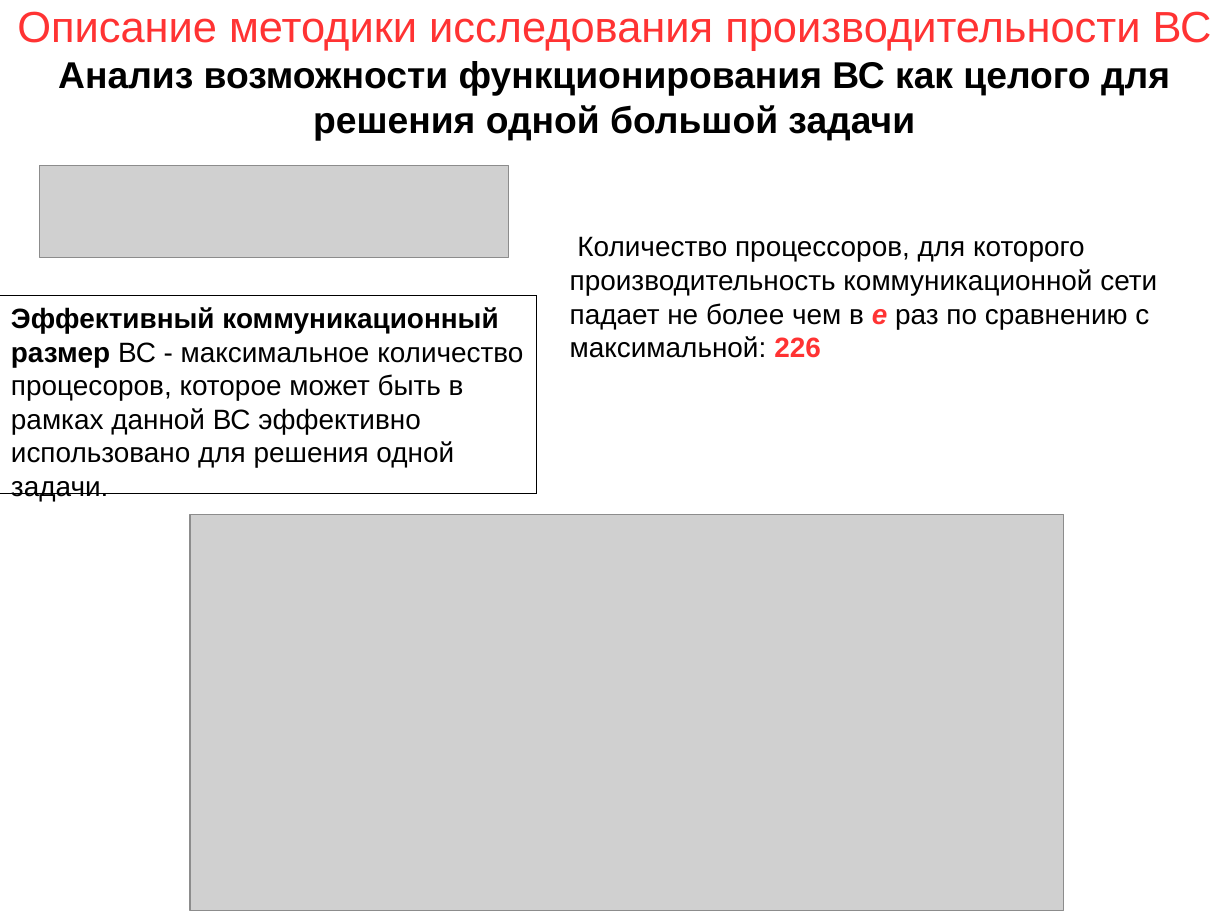
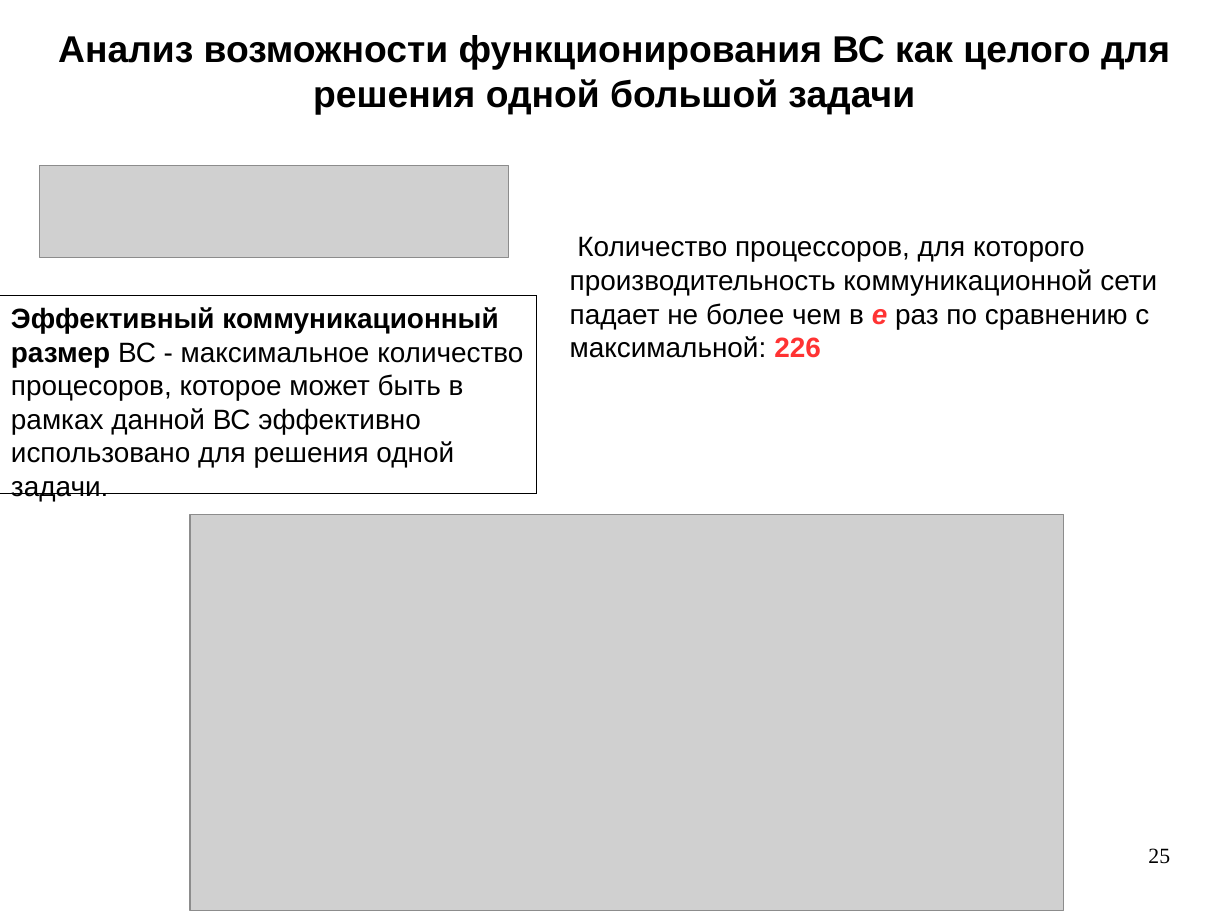
Before and after one commit to snytav/Russian-Phd-LaTeX-Dissertation-Template, a slide deck: slide 25 of Presentation/presentation_SnytnikovAV.odp (slide 20 before the commit). Drawn at 1232x924 pixels with LibreOffice and Linux fonts; fonts in the diff are those of the drawing; grey boxes stand for pictures. Boxes give left, top, right and bottom in pixels: in the first picture for what was removed or moved away, otherwise in the second. Text is boxed around its words. In the diff, an @@ line names an element or a change of style, - is before the commit and + after.

```diff
--- a/Presentation/presentation_SnytnikovAV.odp
+++ b/Presentation/presentation_SnytnikovAV.odp
@@ title at (x1=58, y1=35, x2=1170, y2=115): text changed @@
-Описание методики исследования производительности ВС
-Анализ возможности функционирования ВС как целого для решения одной большой задачи
+Анализ возможности функционирования ВС как целого для решения одной большой задачи
@@ page number added at (x1=1148, y1=848, x2=1170, y2=864), 14 pt, text #000000 @@
+25
```
Also in this commit, not shown: 27 other slides changed, 6 slides added, 24 slides removed, 4 other files.
